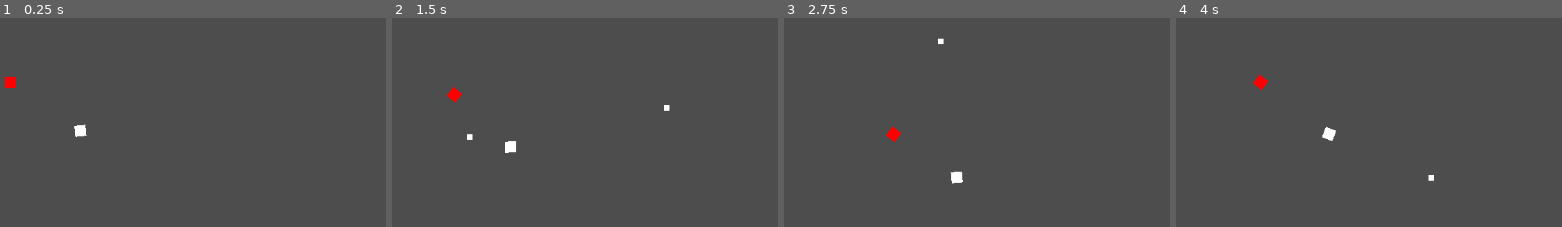
Above: before the commit, frames 1-4 (left to right).
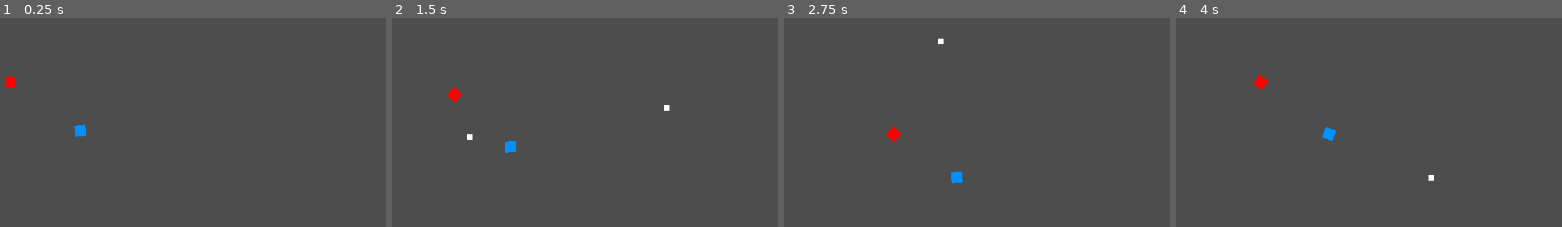
Above: after the commit, the same moments.

Repository: DemonKingSwarn/i-cant-stop-twinkling
Game: Godot game, scene res://Scenes/world.tscn
Same seed, same stepped clock (60 frames per second), same inputs: the game is played once before the commit and once after it.
Inputs (mouse positions are % of the whole screen's width and height, from its top left):
- Up to frame 1 (0.25 s): no input
- Up to frame 2 (1.5 s): tap Enter at 0.5 s; move the mouse to (71, 43) at 0.52 s; hold D (right) 0.53-1.28 s; click (71, 43) at 0.6 s; move the mouse to (28, 54) at 1.27 s; hold S (down) from 1.28 s (still down); click (28, 54) at 1.35 s
- Up to frame 3 (2.75 s): move the mouse to (59, 25) at 2.02 s; release S (down) at 2.03 s; hold D (right) from 2.03 s (still down); click (59, 25) at 2.1 s
- Up to frame 4 (4 s): move the mouse to (43, 70) at 2.77 s; release D (right) at 2.78 s; hold W (up) 2.78-3.53 s; click (43, 70) at 2.85 s; tap Space at 3.5 s; move the mouse to (79, 64) at 3.52 s; hold A (left) from 3.53 s (still down); click (79, 64) at 3.6 s
The pictures show only the part of the screen within x 38-88%, y 21-71%; the shares and areas given below are measured in that part.

The runs differ from the first frame. In frame 1, 0.2% of the frame differs, in the area x 19-23%, y 50-57%; in frame 2, 0.2%; in frame 3, 0.2%, in the area x 43-47%, y 73-80%; in frame 4, 0.2%.

Commit message:
new sprites and colors

Diff:
--- a/Scenes/bullet.tscn
+++ b/Scenes/bullet.tscn
@@ -1,7 +1,7 @@
 [gd_scene load_steps=4 format=3 uid="uid://cipvuox1vlehq"]
 
 [ext_resource type="Script" path="res://Scripts/bullet.gd" id="1_uoppr"]
-[ext_resource type="Texture2D" uid="uid://b54kgvtujy5dq" path="res://player.png" id="2_aajqt"]
+[ext_resource type="Texture2D" uid="uid://ifryb3rrs0vr" path="res://square.png" id="2_gmyjp"]
 
 [sub_resource type="RectangleShape2D" id="RectangleShape2D_kpqnm"]
 size = Vector2(8, 8)
@@ -13,7 +13,7 @@
 [node name="Sprite2D" type="Sprite2D" parent="."]
 position = Vector2(-4, 4)
 scale = Vector2(0.5, 0.5)
-texture = ExtResource("2_aajqt")
+texture = ExtResource("2_gmyjp")
 
 [node name="CollisionShape2D" type="CollisionShape2D" parent="."]
 position = Vector2(-4, 4)
--- a/Scenes/enemy.tscn
+++ b/Scenes/enemy.tscn
@@ -8,7 +8,7 @@
 
 [node name="EnemyNode" type="Node2D"]
 
-[node name="CharacterBody2D" type="CharacterBody2D" parent="."]
+[node name="CharacterBody2D" type="CharacterBody2D" parent="." groups=["Enemy"]]
 script = ExtResource("1_rafat")
 
 [node name="CollisionShape2D" type="CollisionShape2D" parent="CharacterBody2D"]
--- a/Scripts/bullet.gd
+++ b/Scripts/bullet.gd
@@ -8,5 +8,5 @@
 	var collisionInfo = move_and_collide(vel.normalized() * delta * speed)
 
 func _on_body_entered(body):
-	if !body.is_in_group("Player"):
+	if !body.is_in_group("Player") or !body.is_in_group("Enemy"):
 		queue_free()
Binary file changed: player.png
Binary file added: square.png
Not shown, added: square.png.import
